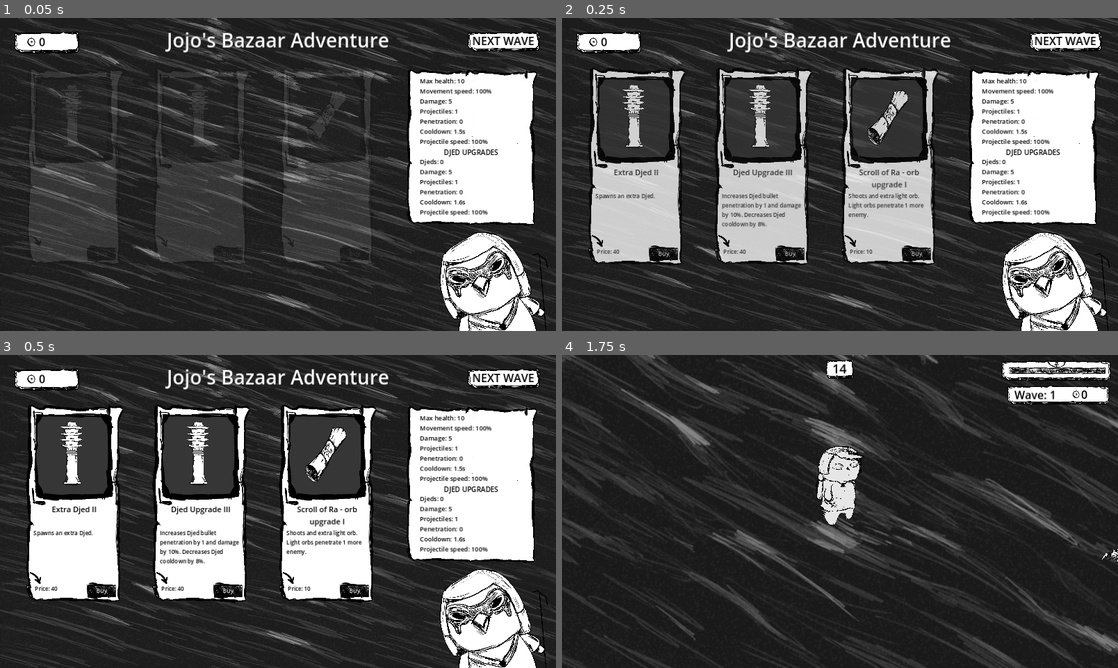
Above: before the commit, frames 1-4 (two rows, left to right).
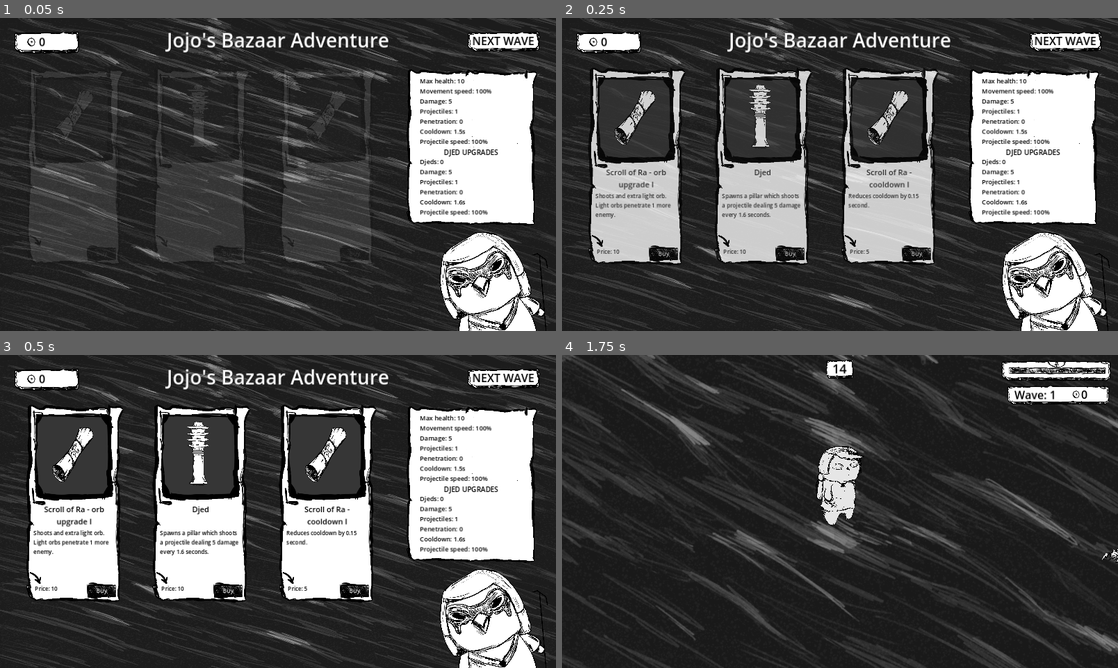
Above: after the commit, the same moments.

Repository: badzianga/johnnys-bazaar-adventure
Game: Godot game, scene res://Scenes/Bazaar/bazaar.tscn
The game is run twice, just before and just after one commit, with the same random seed, the same clock (stepped at 60 frames per second) and the same inputs. This scene is started directly instead of the project's main scene.
Inputs:
- Up to frame 1 (0.05 s): no input
- Up to frame 2 (0.25 s): no input
- Up to frame 3 (0.5 s): no input
- Up to frame 4 (1.75 s): click "NEXT WAVE" at 0.5 s; hold D (right) from 1.28 s (still down); tap Space (accept) at 1.35 s

The runs differ from the first frame. In frame 1, 0.2% of the frame differs, in the area x 9-17%, y 21-42%; in frame 2, 2.1%; in frame 3, 2.4%, in the area x 6-66%, y 21-76%; in frame 4, nothing differs.

Commit message:
Working upgrades with requirement

Diff:
--- a/Scenes/Bazaar/bazaar.gd
+++ b/Scenes/Bazaar/bazaar.gd
@@ -6,6 +6,7 @@
 @onready var container := $Background/Container
 @onready var coins_label := $Background/CoinsLabel
 @onready var stats_label := $Background/StatsBackground/StatsLabel
+
 
 func _ready() -> void:
 	coins_label.text = str(GameController.coins)
@@ -18,7 +19,13 @@
 	if len(Upgrades.available_upgrades) <= 0:
 		return
 	var option := ItemOptionScene.instantiate()
-	option.set_info(Upgrades.available_upgrades.pick_random())
+	var allowed_upgrade := false
+	var item_info: Dictionary
+	while not allowed_upgrade:
+		item_info = Upgrades.available_upgrades.pick_random()
+		if item_info["Requirement"] in GameController.purchased_upgrades:
+			allowed_upgrade = true
+	option.set_info(item_info)
 	option.item_purchased.connect(_on_item_purchased)
 	option.display(delayed)
 	# I don't want to create few entries of the same upgrade, so this is necessary
